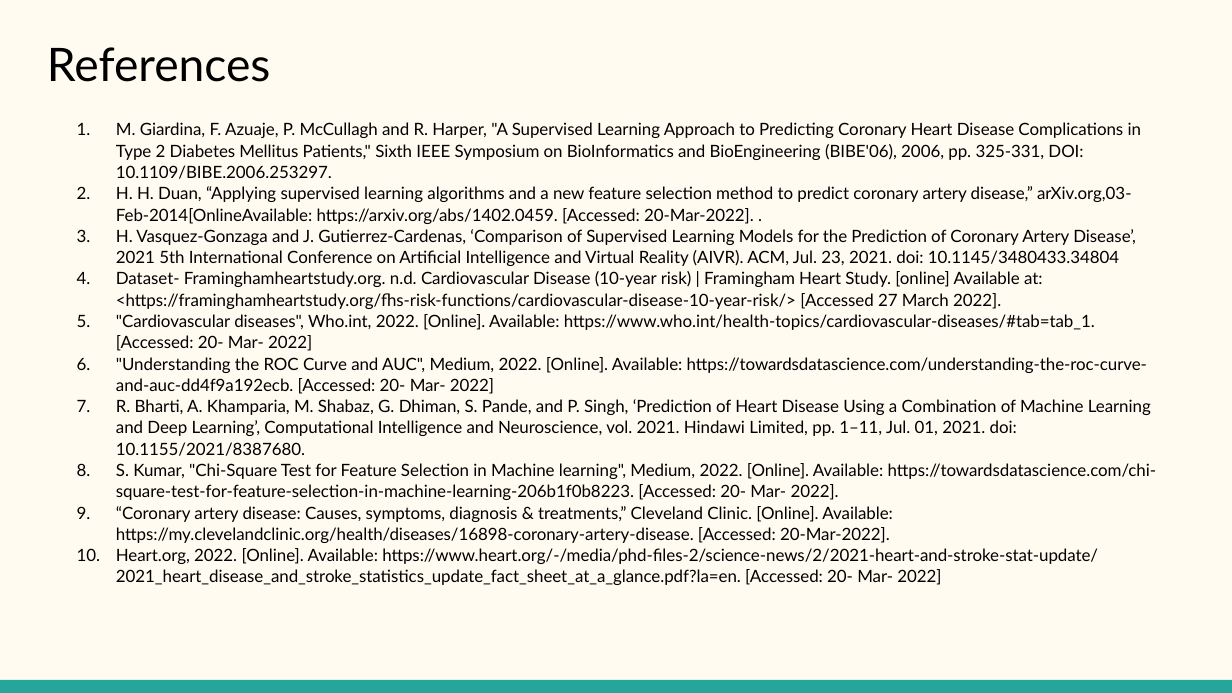
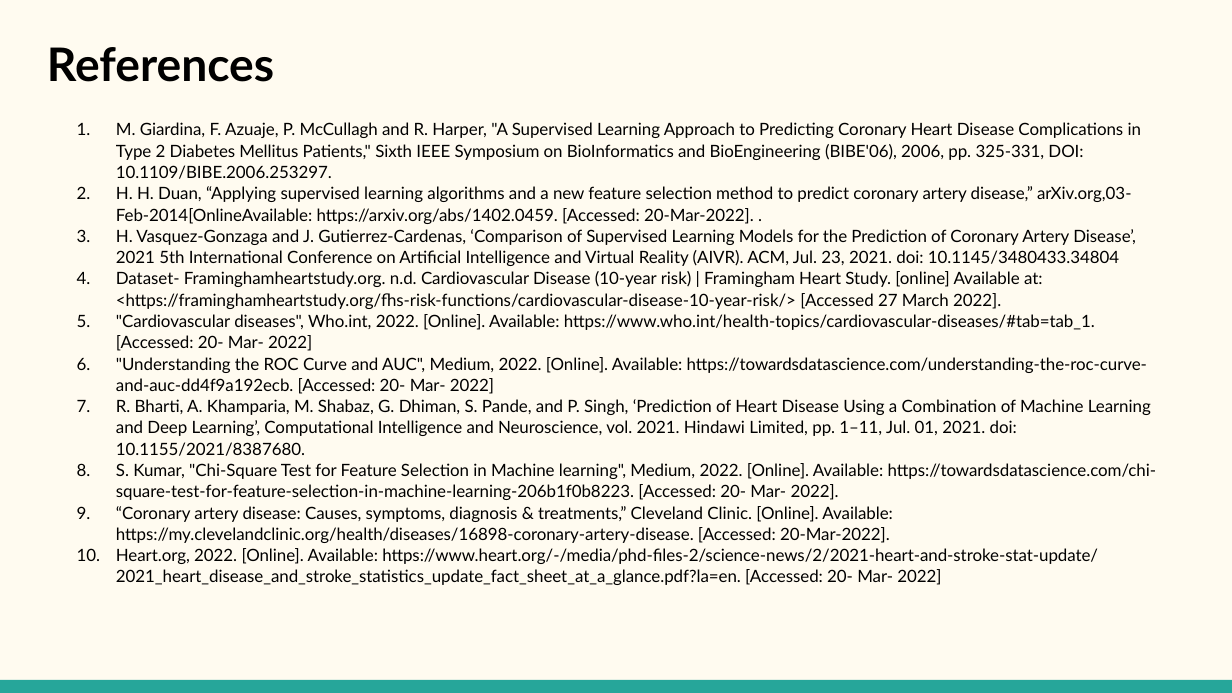
Before and after one commit to aatmanvaidya/CSE523-Machine-Learning-2022-Abraca-data, a slide deck: slide 15 of Presentations/3_Abraca-data_End_Sem_Project_Presentation.pptx. Drawn at 1232x693 pixels with LibreOffice and Linux fonts; fonts in the diff are those of the drawing. Boxes give left, top, right and bottom in pixels: in the first picture for what was removed or moved away, otherwise in the second. Text is boxed around its words. In the diff, an @@ line names an element or a change of style, - is before the commit and + after.

```diff
--- a/Presentations/3_Abraca-data_End_Sem_Project_Presentation.pptx
+++ b/Presentations/3_Abraca-data_End_Sem_Project_Presentation.pptx
@@ title "References" at (47, 47, 274, 82): bold on @@
```
Also in this commit, not shown: 3 other slides changed.
